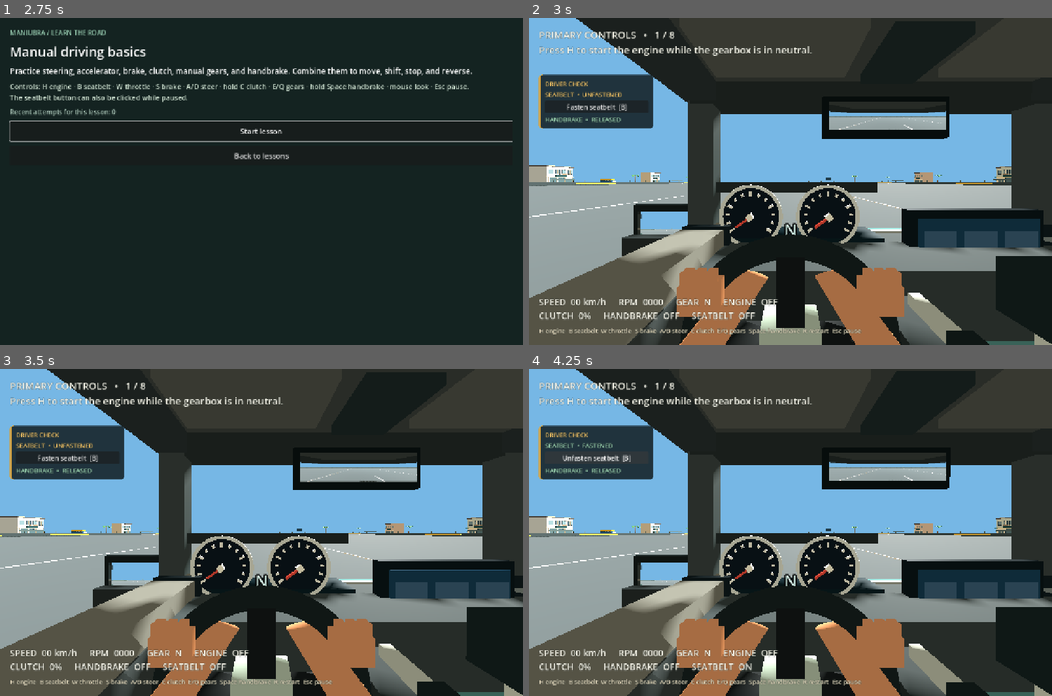
Above: before the commit, frames 1-4 (two rows, left to right).
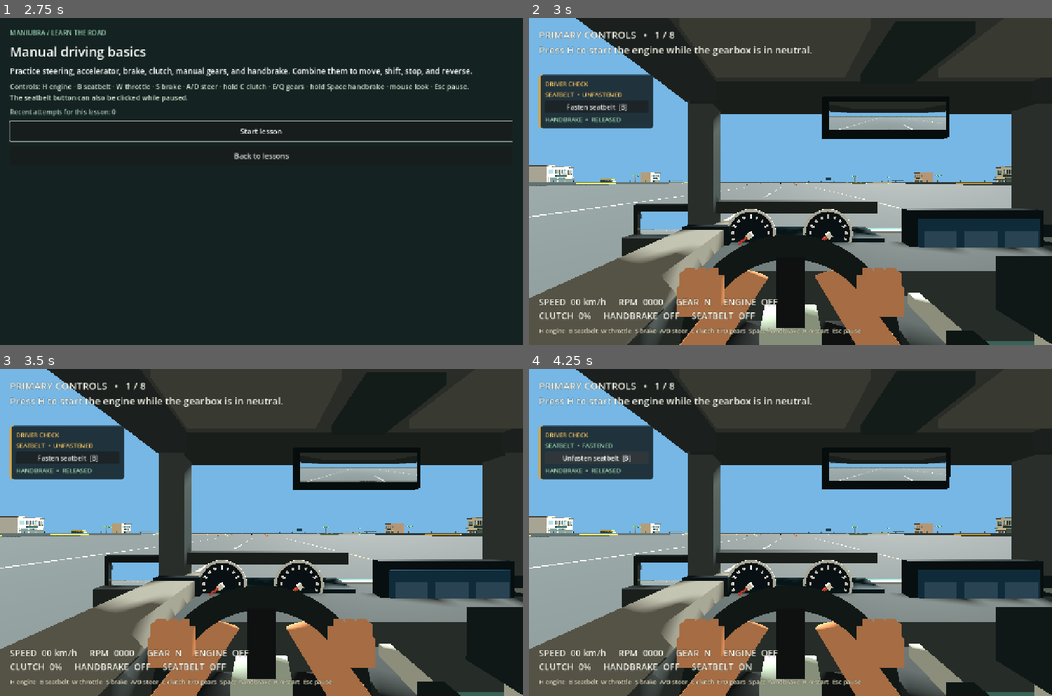
Above: after the commit, the same moments.

Repository: IamDalemark/maniubra-prototype
Game: Godot game, scene res://scenes/app.tscn
Same seed, same stepped clock (60 frames per second), same inputs: the game is played once before the commit and once after it. Sound files missing from this copy of the repository are replaced by a short silence.
Inputs (mouse positions are in pixels of both pictures, inside the frame that each line leads up to):
- Up to frame 1 (2.75 s): click "Courses" at 0.5 s; click (135, 132) at 1.27 s; click (135, 129) at 2 s
- Up to frame 2 (3 s): click "Start lesson" at 2.75 s
- Up to frame 3 (3.5 s): no input
- Up to frame 4 (4.25 s): click "Fasten seatbelt [B]" at 3.5 s

Frame 1 is identical in both runs. In frame 2, 3.4% of the frame differs, in the area x 33-68%, y 49-74%; in frame 3, 3.4%; in frame 4, 3.4%, in the area x 34-67%, y 50-74%.

Commit message:
Lower cockpit gauges to reveal near road

Diff:
--- a/scripts/sedan.gd
+++ b/scripts/sedan.gd
@@ -240,12 +240,12 @@
 	_box(self, Vector3(1.65, 0.22, 0.52), Vector3(0, 1.06, 0.53), Color("313b3e"), 0.85)
 	_box(self, Vector3(1.68, 0.45, 0.13), Vector3(0, 0.91, 0.85), Color("293133"), 0.85)
 	_box(self, Vector3(0.86, 0.055, 0.24), Vector3(0.40, 1.16, 0.70), Color("102027"), 0.27)
-	_box(self, Vector3(0.87, 0.055, 0.15), Vector3(0.40, 1.42, 0.74), Color("222a2c"), 0.76)
-	_speed_needle = _gauge(Vector3(0.23, 1.29, 0.59), Color("e4e9e4"))
-	_rpm_needle = _gauge(Vector3(0.58, 1.29, 0.59), Color("e4e9e4"))
+	_box(self, Vector3(0.87, 0.055, 0.15), Vector3(0.40, 1.32, 0.74), Color("222a2c"), 0.76)
+	_speed_needle = _gauge(Vector3(0.23, 1.21, 0.59), Color("e4e9e4"))
+	_rpm_needle = _gauge(Vector3(0.58, 1.21, 0.59), Color("e4e9e4"))
 	_gear_display = Label3D.new()
 	_gear_display.text = "N"
-	_gear_display.position = Vector3(0.40, 1.25, 0.48)
+	_gear_display.position = Vector3(0.40, 1.17, 0.48)
 	_gear_display.rotation.y = PI
 	_gear_display.font_size = 40
 	_gear_display.pixel_size = 0.00165
@@ -382,8 +382,8 @@
 
 func _gauge(center: Vector3, tick_color: Color) -> Node3D:
 	var face := CylinderMesh.new()
-	face.top_radius = 0.133
-	face.bottom_radius = 0.133
+	face.top_radius = 0.105
+	face.bottom_radius = 0.105
 	face.height = 0.017
 	face.radial_segments = 32
 	var dial := MeshInstance3D.new()
@@ -393,8 +393,8 @@
 	dial.material_override = _material(Color("111b24"), 0.22)
 	add_child(dial)
 	var rim_mesh := TorusMesh.new()
-	rim_mesh.inner_radius = 0.128
-	rim_mesh.outer_radius = 0.145
+	rim_mesh.inner_radius = 0.101
+	rim_mesh.outer_radius = 0.114
 	var rim := MeshInstance3D.new()
 	rim.mesh = rim_mesh
 	rim.position = center + Vector3(0, 0, -0.016)
@@ -403,13 +403,13 @@
 	add_child(rim)
 	for index in 13:
 		var angle := -2.2 + float(index) * 4.4 / 12.0
-		var tick := _box(self, Vector3(0.010, 0.023 if index % 3 == 0 else 0.014, 0.013), center + Vector3(sin(angle) * 0.102, cos(angle) * 0.102, -0.028), tick_color, 0.38)
+		var tick := _box(self, Vector3(0.008, 0.018 if index % 3 == 0 else 0.011, 0.013), center + Vector3(sin(angle) * 0.081, cos(angle) * 0.081, -0.028), tick_color, 0.38)
 		tick.rotation.z = -angle
 	var needle := Node3D.new()
 	needle.position = center + Vector3(0, 0, -0.044)
 	add_child(needle)
-	_box(needle, Vector3(0.010, 0.085, 0.017), Vector3(0, 0.034, 0), Color("d4483e"), 0.44)
-	_box(needle, Vector3(0.028, 0.028, 0.027), Vector3.ZERO, Color("e8ebdf"), 0.27)
+	_box(needle, Vector3(0.009, 0.068, 0.017), Vector3(0, 0.027, 0), Color("d4483e"), 0.44)
+	_box(needle, Vector3(0.023, 0.023, 0.027), Vector3.ZERO, Color("e8ebdf"), 0.27)
 	return needle
 
 
Binary file changed: docs/screenshots/open_world_start.png
Not shown, changed: README.md
Not shown, changed: docs/AGENT_IMPLEMENTATION.md
Not shown, changed: docs/ARCHITECTURE.md
